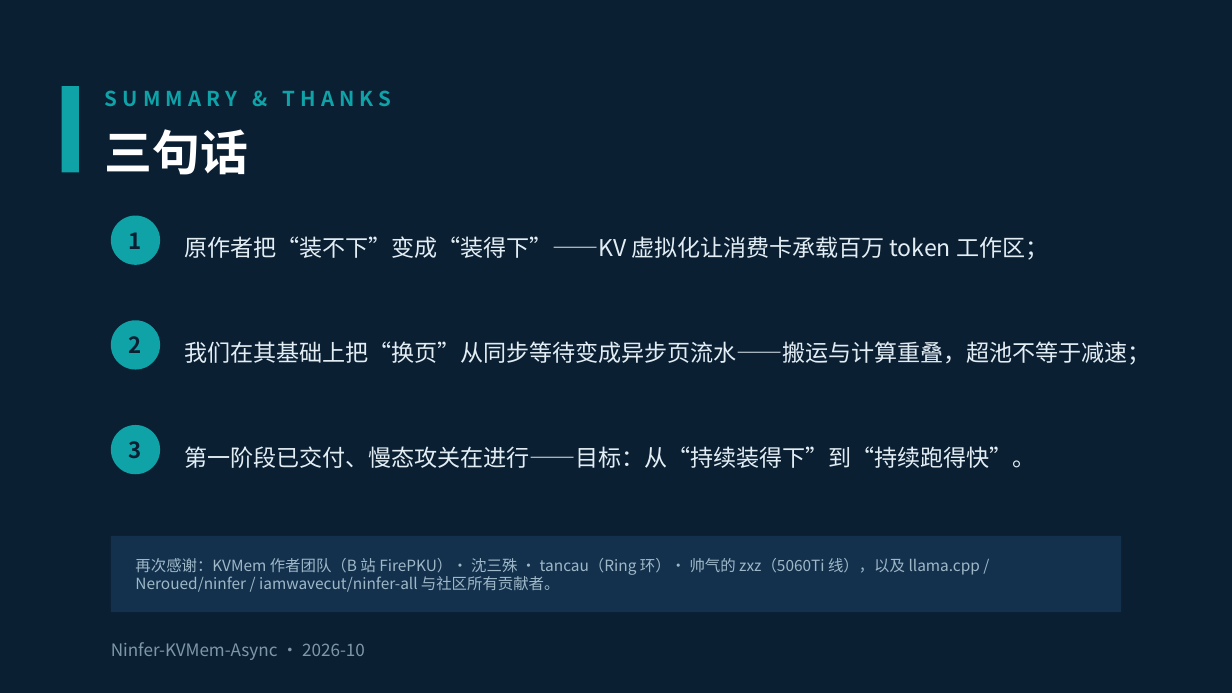
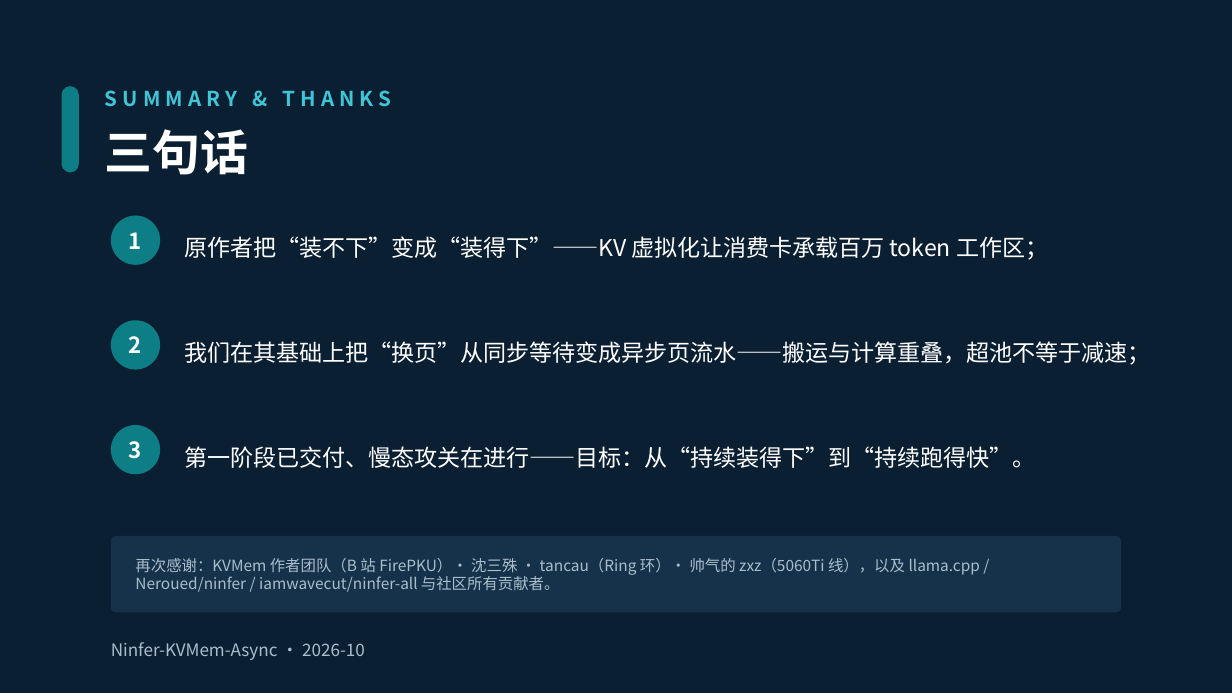
Before and after one commit to paicat1/Ninfer-KVMem-Async, a slide deck: slide 18 of docs/异步页流水-技术说明.pptx. Drawn at 1232x693 pixels with LibreOffice and Linux fonts; fonts in the diff are those of the drawing. Boxes give left, top, right and bottom in pixels: in the first picture for what was removed or moved away, otherwise in the second. Text is boxed around its words. In the diff, an @@ line names an element or a change of style, - is before the commit and + after.

```diff
--- a/docs/异步页流水-技术说明.pptx
+++ b/docs/异步页流水-技术说明.pptx
@@ rectangle removed at box(62, 86, 79, 172) @@
@@ rounded rectangle added at box(62, 86, 79, 172), fill #0E7E86 @@
@@ text "SUMMARY & THANKS" at box(105, 90, 392, 107): text colour #0FA3A8 to #3FC6D6 @@
@@ text colour #E3EEF4 to #FFFFFF in 3 elements at box(185, 236, 1048, 260), box(185, 341, 1151, 365), box(185, 446, 1036, 468) @@
@@ text colour #0B1F33 to #FFFFFF in 3 elements at box(129, 232, 142, 249), box(129, 336, 142, 353), box(129, 441, 142, 459) @@
@@ fill #0FA3A8 to #0E7E86 in 3 elements at box(111, 216, 160, 265), box(111, 320, 160, 370), box(111, 425, 160, 474) @@
@@ text "Ninfer-KVMem-Async · 2026-10" at box(111, 642, 365, 660): text colour #7E97A8 to #A9BECC @@
```
Also in this commit, not shown: 17 other slides changed, 8 other files.
